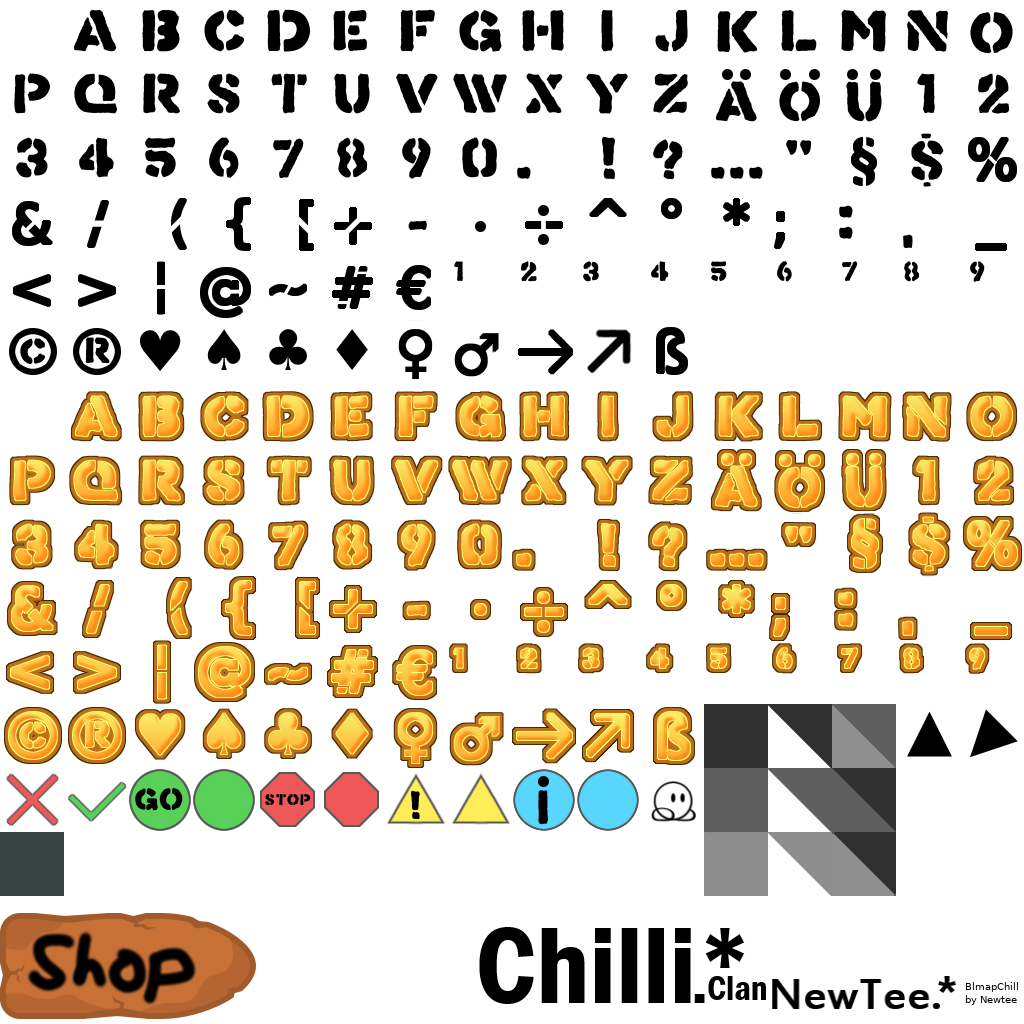
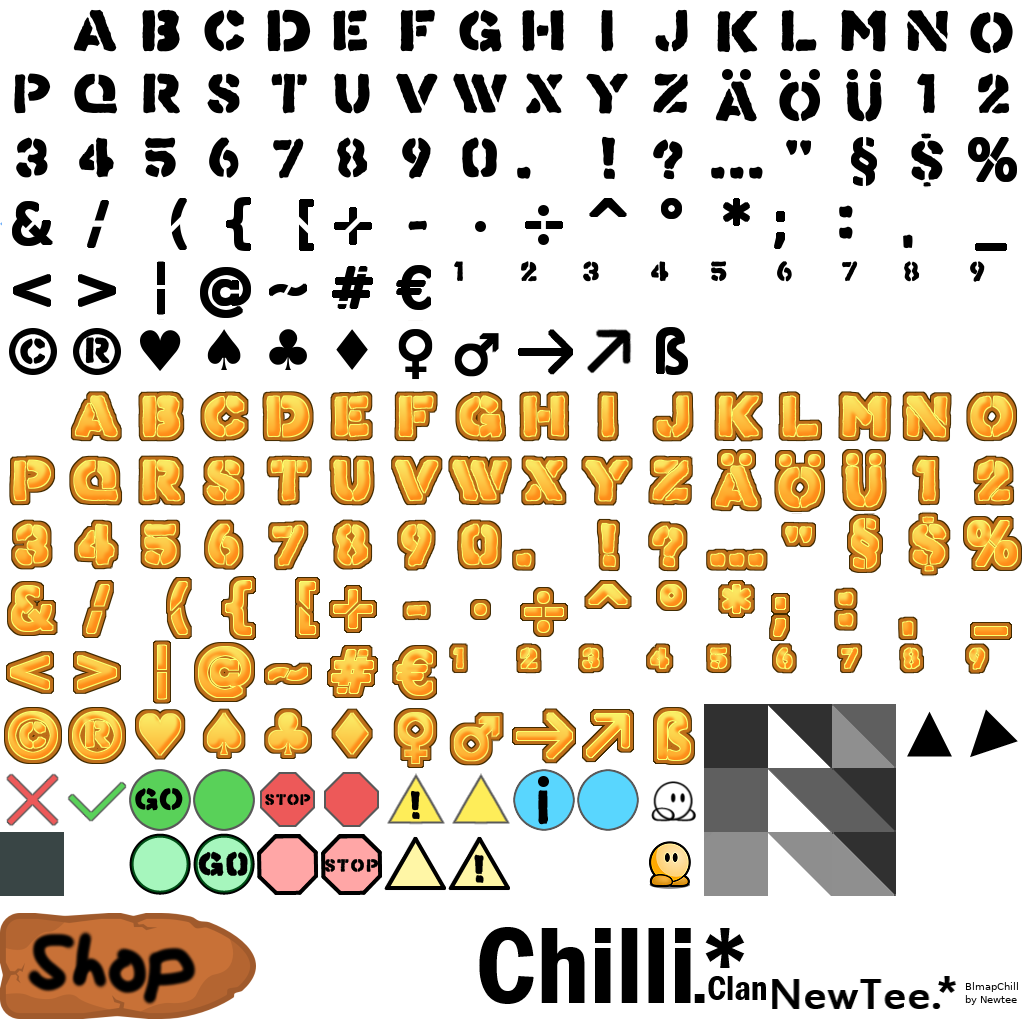
Layer changes from the first w=1024, h=1024 image to the second:
added layer "schoko_allround.png" above "freeze" over [left=0, top=222, right=691, bottom=895]
